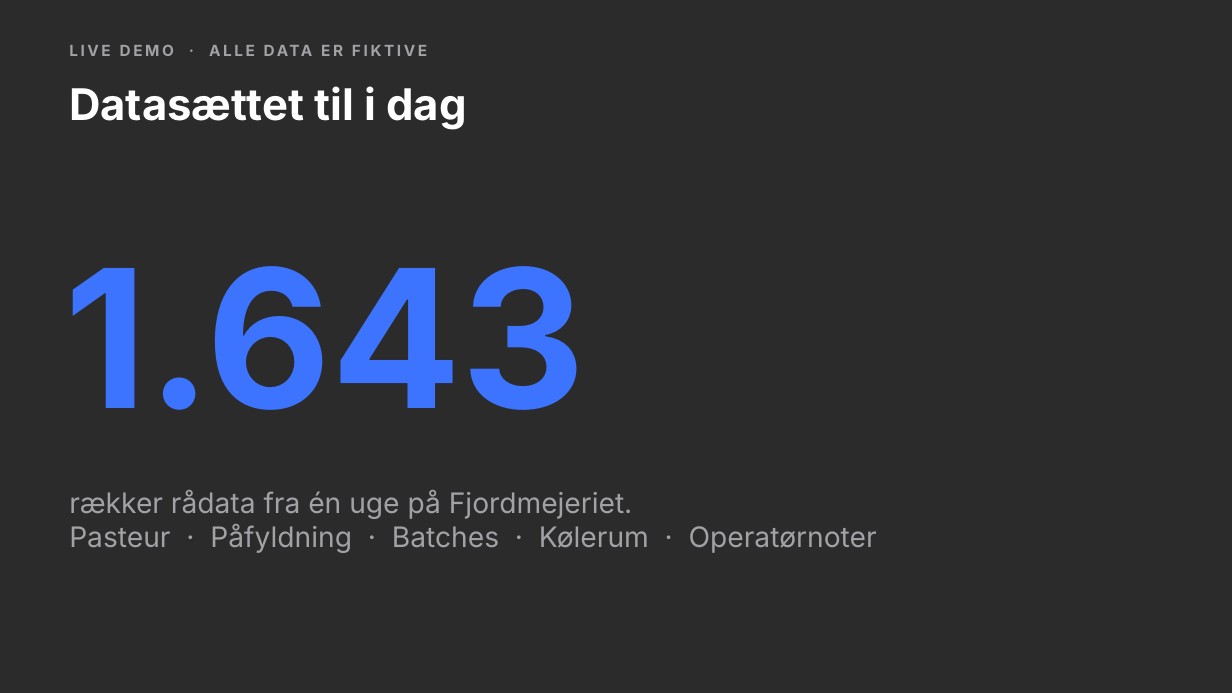
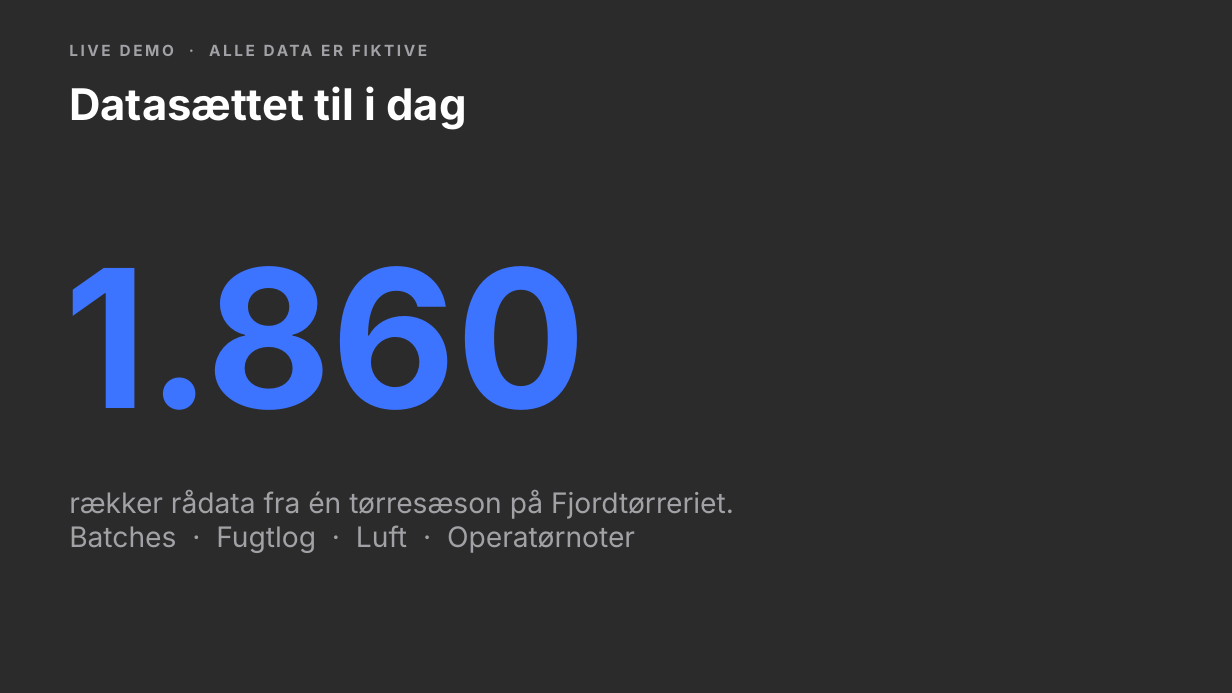
Before and after one commit to andr8769-ui/ucl-ai-undervisning, a slide deck: slide 24 of private/proces/praesentation.pptx. Drawn at 1232x693 pixels with LibreOffice and Linux fonts; fonts in the diff are those of the drawing; background and template pictures are left out; a plain dark background stands for a picture behind light text. Boxes give left, top, right and bottom in pixels: in the first picture for what was removed or moved away, otherwise in the second. Text is boxed around its words. In the diff, an @@ line names an element or a change of style, - is before the commit and + after.

```diff
--- a/private/proces/praesentation.pptx
+++ b/private/proces/praesentation.pptx
@@ text at (65,266,587,410): text changed @@
-1.643
+1.860
@@ text at (69,490,734,553): text changed @@
-rækker rådata fra én uge på Fjordmejeriet.
-Pasteur · Påfyldning · Batches · Kølerum · Operatørnoter
+rækker rådata fra én tørresæson på Fjordtørreriet.
+Batches · Fugtlog · Luft · Operatørnoter
```
Also in this commit, not shown: 11 other slides changed, 1 slide added, 1 slide removed, 26 other files.
